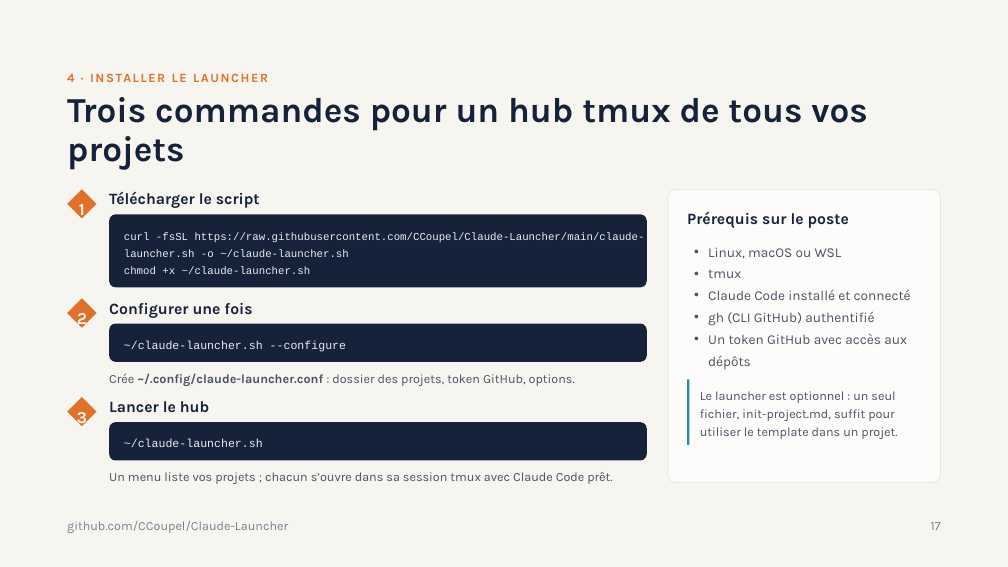
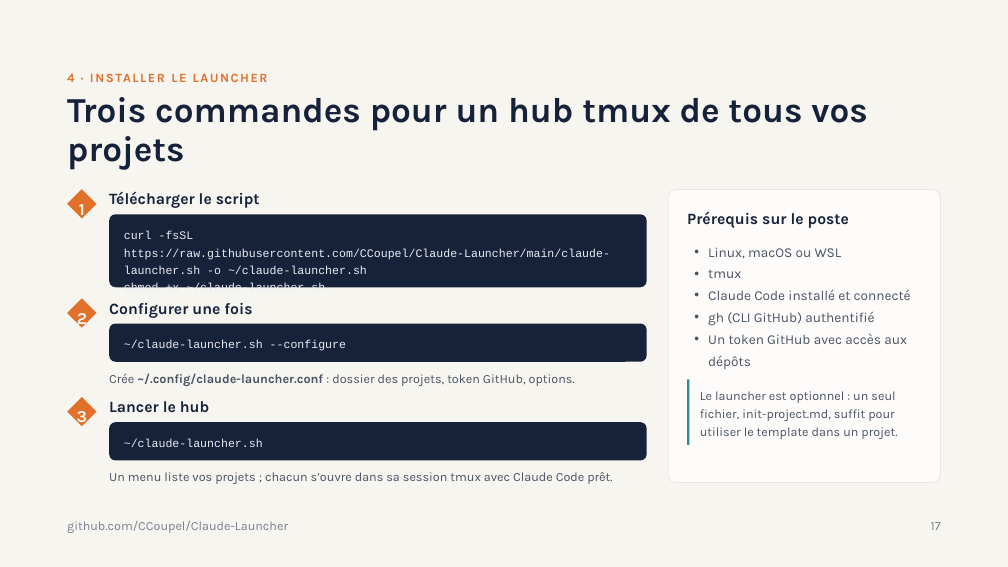
Before and after one commit to CCoupel/Claude-Launcher, a slide deck: slide 17 of Claude Code et le template projet.odp. Drawn at 1008x567 pixels with LibreOffice and Linux fonts; fonts in the diff are those of the drawing. Boxes give left, top, right and bottom in pixels: in the first picture for what was removed or moved away, otherwise in the second. Text is boxed around its words. In the diff, an @@ line names an element or a change of style, - is before the commit and + after.

```diff
--- a/Claude Code et le template projet.odp
+++ b/Claude Code et le template projet.odp
@@ rounded rectangle "curl -fsSL https://raw.githubusercontent.com/CCoupel/Claude- ..." at (109,215,647,287): size 10.2 to 11 pt @@
```
Also in this commit, not shown: 10 other slides changed, 4 slides added, 1 other file.
